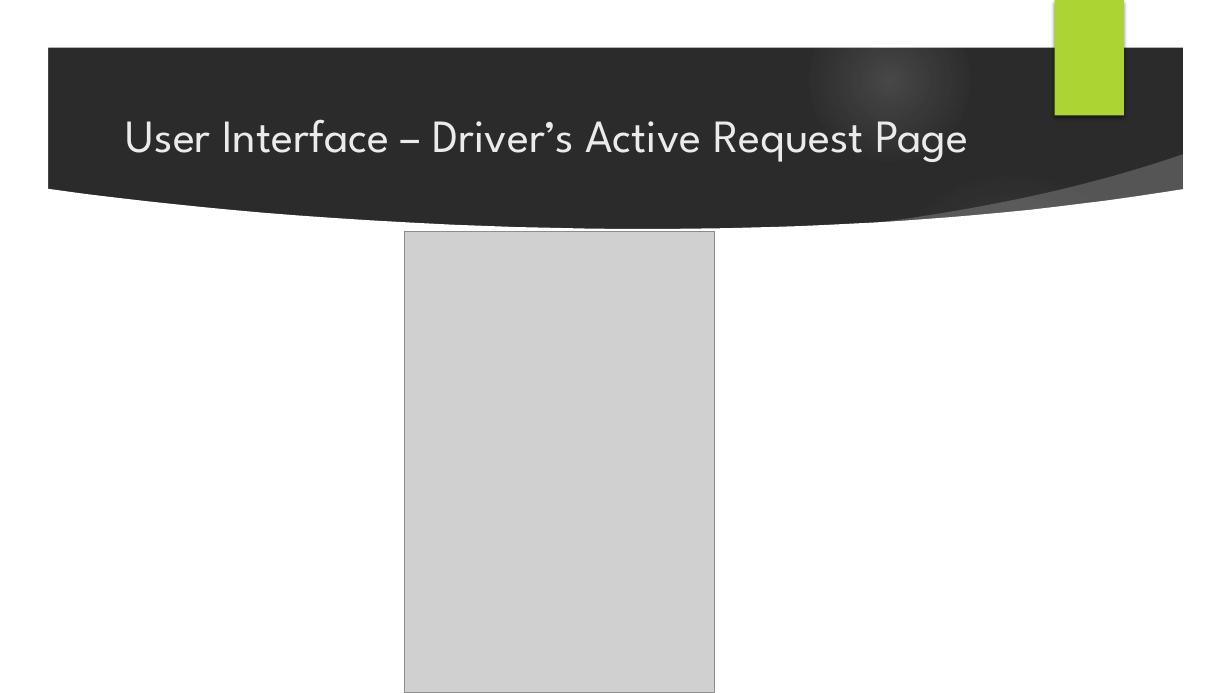
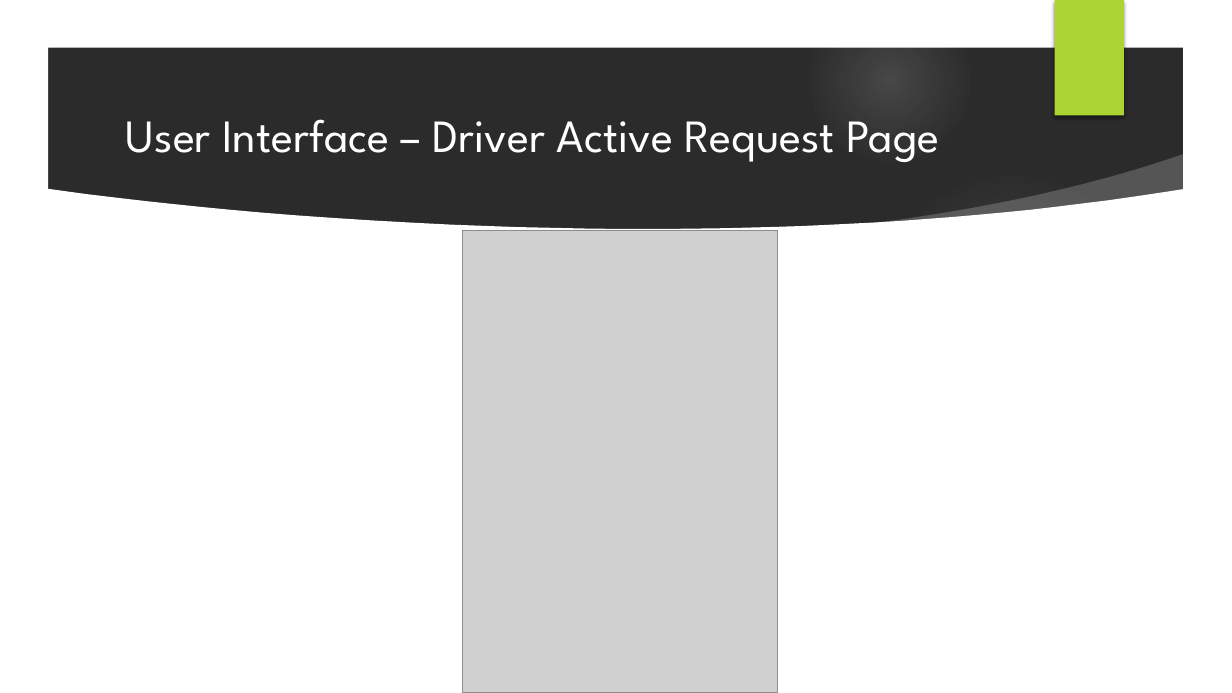
Before and after one commit to Maiux92/ingsw2project, a slide deck: slide 17 of Slides/Project Presentation.pptx. Drawn at 1232x693 pixels with LibreOffice and Linux fonts; fonts in the diff are those of the drawing; grey boxes stand for pictures; background and template pictures are left out; a plain dark background stands for a picture behind light text. Boxes give left, top, right and bottom in pixels: in the first picture for what was removed or moved away, otherwise in the second. Text is boxed around its words. In the diff, an @@ line names an element or a change of style, - is before the commit and + after.

```diff
--- a/Slides/Project Presentation.pptx
+++ b/Slides/Project Presentation.pptx
@@ title at box(126, 119, 939, 162): text changed; text colour #EBEBEB to #FFFFFF @@
-User Interface – Driver’s Active Request Page
+User Interface – Driver Active Request Page
@@ picture: place and size @@
-picture at box(404, 231, 714, 693)
+picture at box(463, 231, 778, 693)
```
Also in this commit, not shown: 54 other slides changed, 3 slides added, 3 slides removed, 2 other files.
